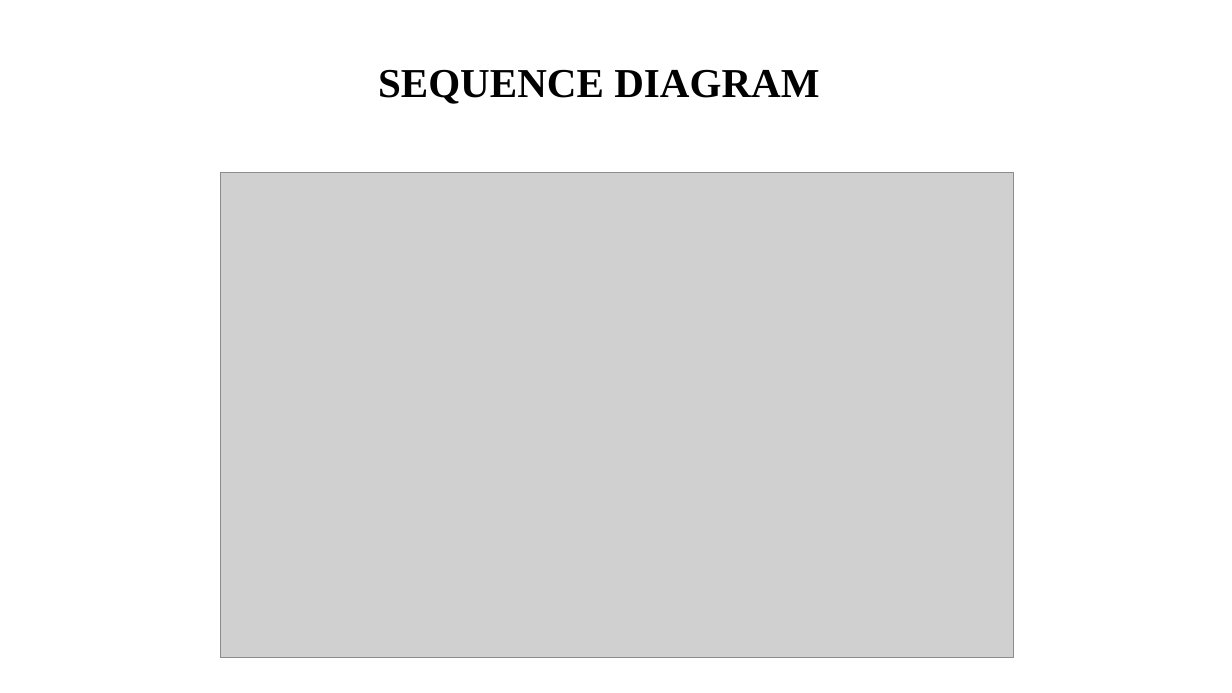
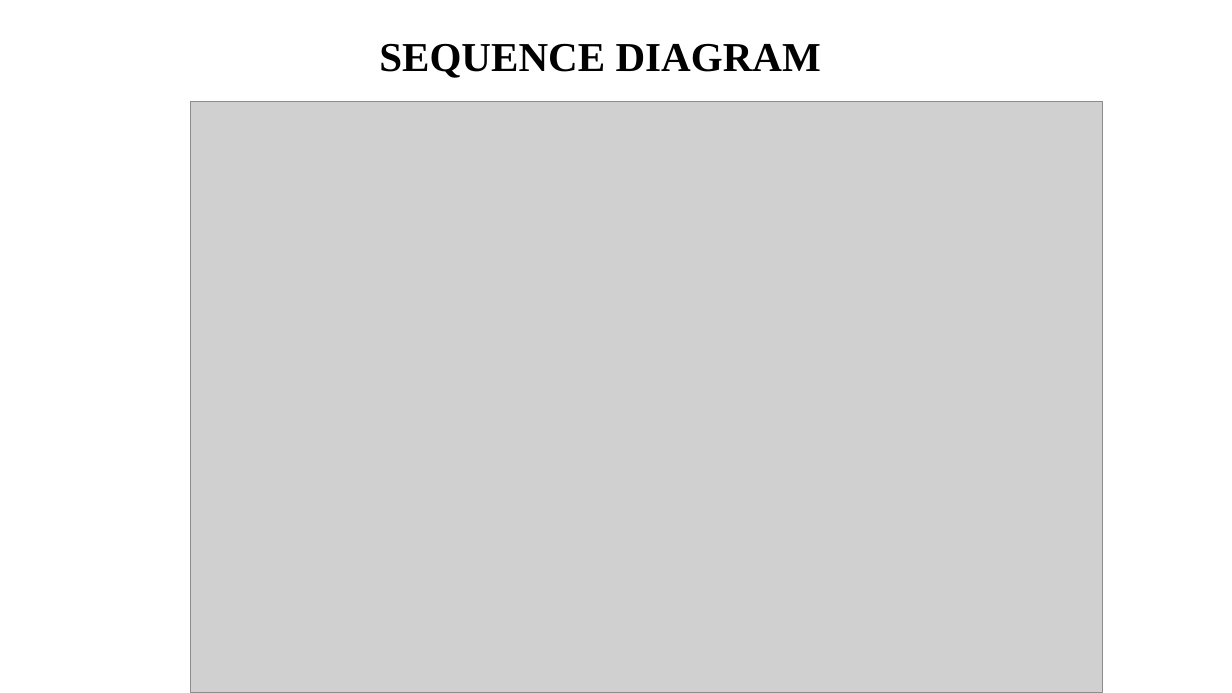
Before and after one commit to JSK-Developers/HEY-Provider-, a slide deck: slide 12 of HEY_Provider.pptx. Drawn at 1232x693 pixels with LibreOffice and Linux fonts; fonts in the diff are those of the drawing; grey boxes stand for pictures. Boxes give left, top, right and bottom in pixels: in the first picture for what was removed or moved away, otherwise in the second. Text is boxed around its words. In the diff, an @@ line names an element or a change of style, - is before the commit and + after.

```diff
--- a/HEY_Provider.pptx
+++ b/HEY_Provider.pptx
@@ title "SEQUENCE DIAGRAM": place and size @@
-title "SEQUENCE DIAGRAM" at [378,69,819,104]
+title "SEQUENCE DIAGRAM" at [379,43,821,78]
@@ picture: place and size @@
-picture at [220,173,1013,659]
+picture at [190,102,1103,693]
```
Also in this commit, not shown: 5 other slides changed, 4 slides added, 1 slide removed, 5 other files.
